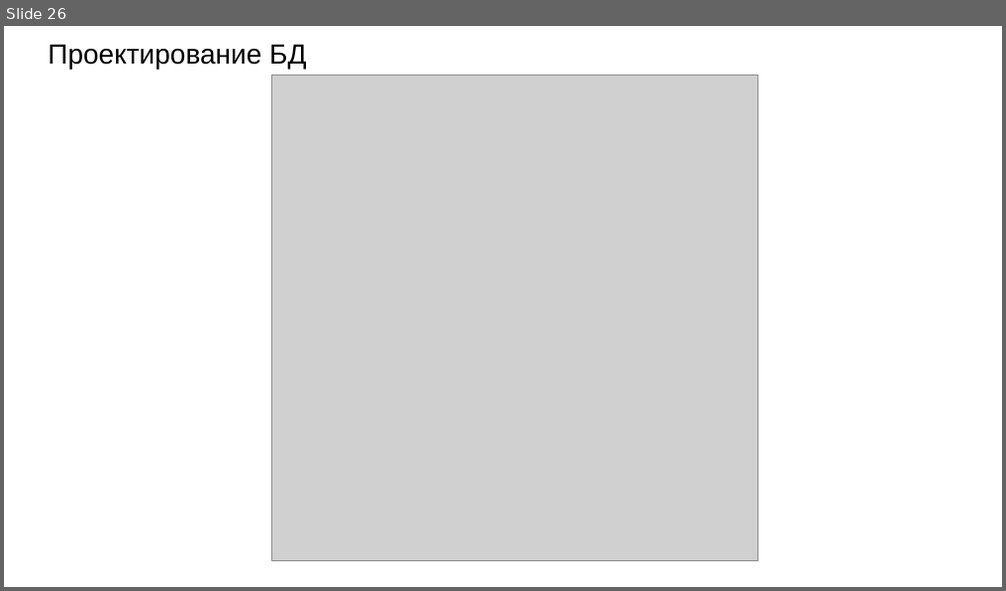
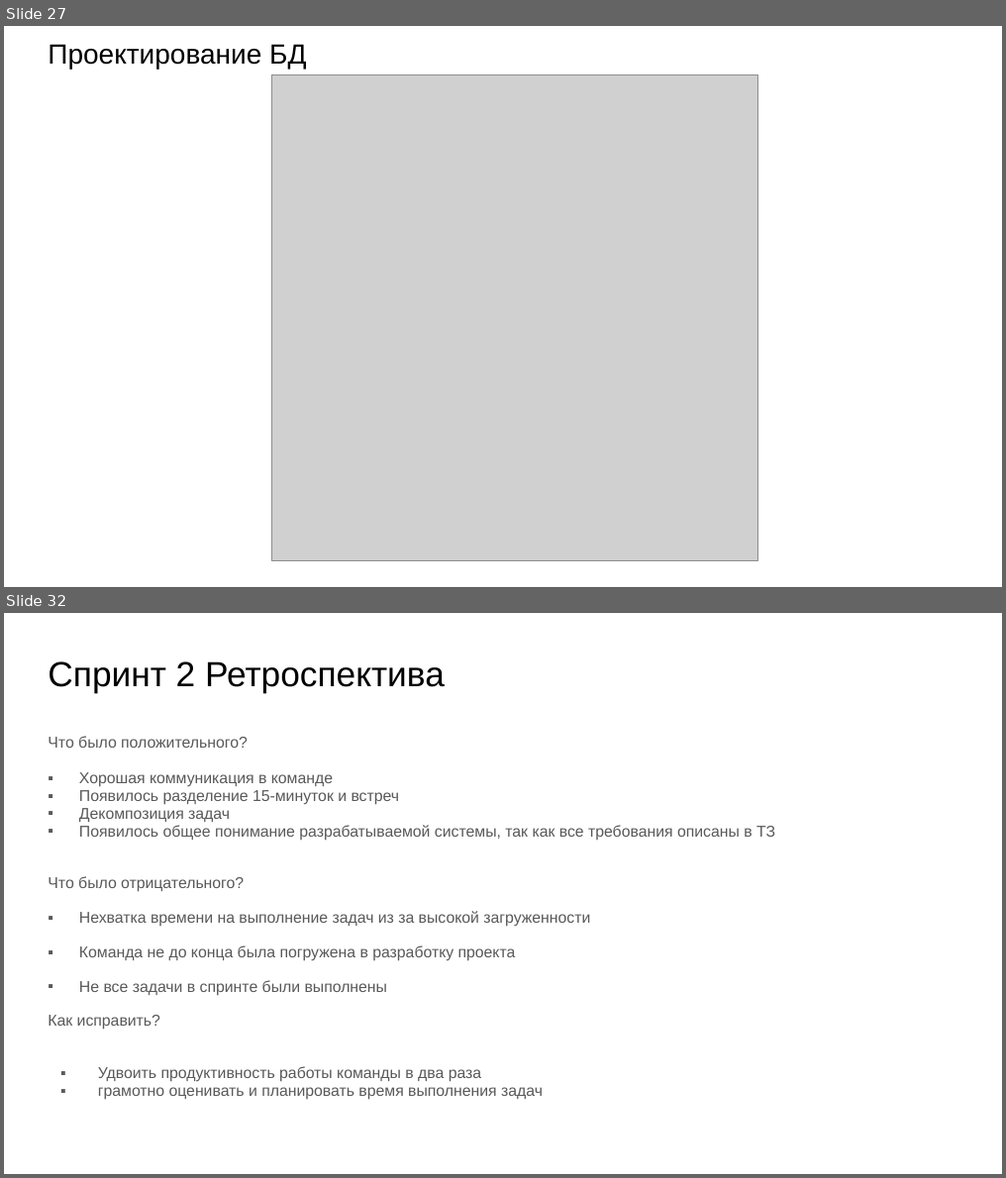
Before and after one commit to teamdevm/teamwork-positive, a slide deck: Documentation/Отчет по проекту.pptx. Shown one above the other, each under a label of ours: slide 26 before the commit, slides 27 and 32 after it; the slides between them are not shown. The pictures are 1006x591 and 1006x1178 pixels, drawn with LibreOffice and Linux fonts; fonts in the diff are those of the drawing; grey boxes stand for pictures. Boxes give left, top, right and bottom in pixels: in the first picture for what was removed or moved away, otherwise in the second. Text is boxed around its words. In the diff, an @@ line names an element or a change of style, - is before the commit and + after.

```diff
--- a/Documentation/Отчет по проекту.pptx
+++ b/Documentation/Отчет по проекту.pptx
@@ slide 32 added at (4,613,1002,1174), background #FFFFFF @@
@@ title added at (48,662,445,693), 25.2 pt, text #000000 @@
+Спринт 2 Ретроспектива
@@ text added at (48,736,775,1100), 11.2 pt, text #595959 @@
+Что было положительного?
+▪ Хорошая коммуникация в команде
+▪ Появилось разделение 15-минуток и встреч
+▪ Декомпозиция задач
+▪ Появилось общее понимание разрабатываемой системы, так как все требования описаны в ТЗ
+Что было отрицательного?
+▪ Нехватка времени на выполнение задач из за высокой загруженности
+▪ Команда не до конца была погружена в разработку проекта
+▪ Не все задачи в спринте были выполнены
+Как исправить?
+▪ Удвоить продуктивность работы команды в два раза
+▪ грамотно оценивать и планировать время выполнения задач
@@ what was slide 26 is now slide 27 @@
```
Also in this commit, not shown: 9 slides changed, 15 other slides added, 2 slides removed, 2 other files.
